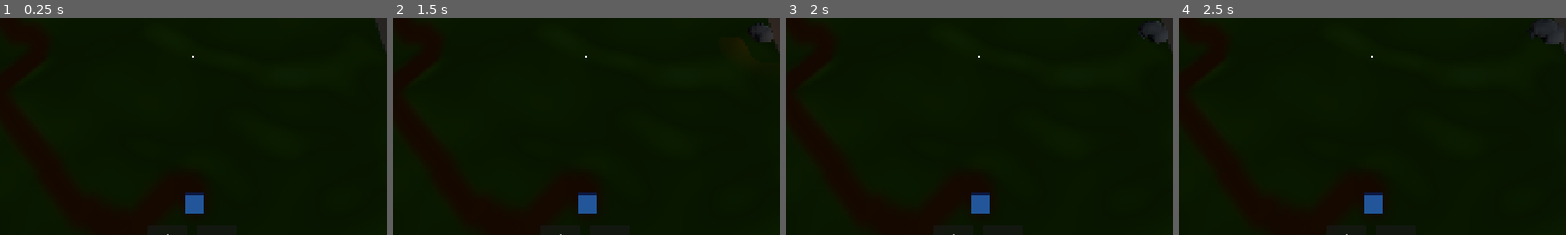
Above: before the commit, frames 1-4 (left to right).
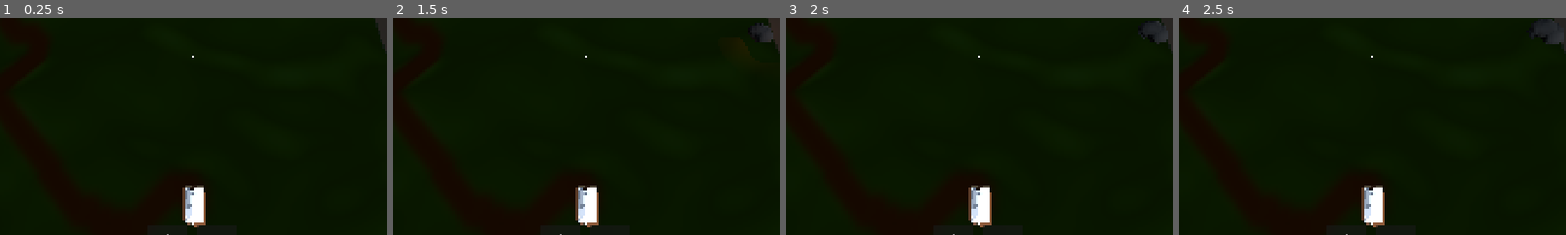
Above: after the commit, the same moments.

Repository: dchaffey/vsi-project
Game: Godot game, scene res://scenes/node_3d.tscn
Two runs of this game, one before a commit and one after it. Both use one fixed random seed, a clock stepped at 60 frames per second and the inputs below.
Inputs (mouse positions are % of the whole screen's width and height, from its top left):
- Up to frame 1 (0.25 s): no input
- Up to frame 2 (1.5 s): tap Enter at 0.5 s; move the mouse to (72, 45) at 0.52 s; tap Q at 0.6 s; click (72, 45) at 0.67 s; move the mouse to (30, 55) at 1.27 s; tap E at 1.35 s; click (30, 55) at 1.42 s
- Up to frame 3 (2 s): no input
- Up to frame 4 (2.5 s): move the mouse to (60, 28) at 2.02 s; tap T at 2.1 s; click (60, 28) at 2.17 s
The pictures show only the part of the screen within x 25-75%, y 41-91%; the shares and areas given below are measured in that part.

The runs differ from the first frame. In frame 1, 1.0% of the frame differs, in the area x 47-54%, y 77-97%; in frame 2, 1.0%; in frame 3, 1.0%; in frame 4, 1.0%.

Commit message:
house model

Diff:
--- a/scenes/node_3d.tscn
+++ b/scenes/node_3d.tscn
@@ -1,6 +1,10 @@
 [gd_scene format=3 uid="uid://du1k37m3ib5po"]
 
 [ext_resource type="Script" uid="uid://copus4xchdm6f" path="res://scripts/world.gd" id="1_tyffc"]
+[ext_resource type="PackedScene" uid="uid://xwt83vffqc5" path="res://assets/House.glb" id="2_ns6u7"]
 
 [node name="Node3D" type="Node3D" unique_id=1606255221]
 script = ExtResource("1_tyffc")
+
+[node name="House" parent="." unique_id=666499813 instance=ExtResource("2_ns6u7")]
+transform = Transform3D(1, 0, 0, 0, 1, 0, 0, 0, 1, -0.57513094, 0, 1.08045)
--- a/scripts/defence_objective.gd
+++ b/scripts/defence_objective.gd
@@ -20,17 +20,11 @@
 	collision_layer = 0
 	collision_mask = 2
 
-	# Mesh
-	var mesh_instance := MeshInstance3D.new()
-	var box_mesh := BoxMesh.new()
-	box_mesh.size = Vector3(size, size, size)
-	var mat := StandardMaterial3D.new()
-	mat.albedo_color = Color(0.1, 0.4, 1.0)
-	mat.transparency = BaseMaterial3D.TRANSPARENCY_ALPHA
-	mat.albedo_color.a = 0.6
-	box_mesh.material = mat
-	mesh_instance.mesh = box_mesh
-	add_child(mesh_instance)
+	# House model — visual representation of the defence objective
+	var house_scene := load("res://assets/House.glb") as PackedScene
+	assert(house_scene != null, "Failed to load res://assets/House.glb")
+	var house_instance := house_scene.instantiate()
+	add_child(house_instance)
 
 	# Collision shape
 	var collision_shape := CollisionShape3D.new()
Binary file added: assets/House.glb
Not shown, added: assets/House.glb.import
Not shown, added: assets/House.mtl
Not shown, added: assets/House.obj
Not shown, added: assets/House.obj.import
